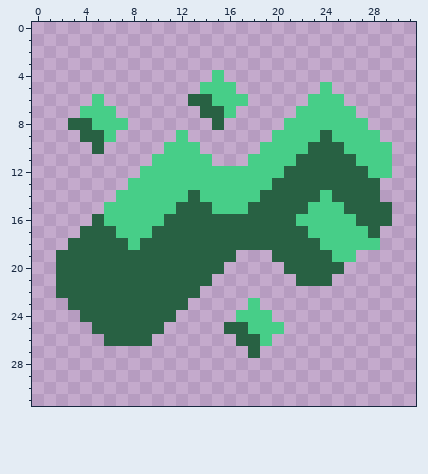
Pixel-art sprite: sprites/items/blotium.png. The first picture shows the starting point.
The file is 32x32 pixels.
After the commit:
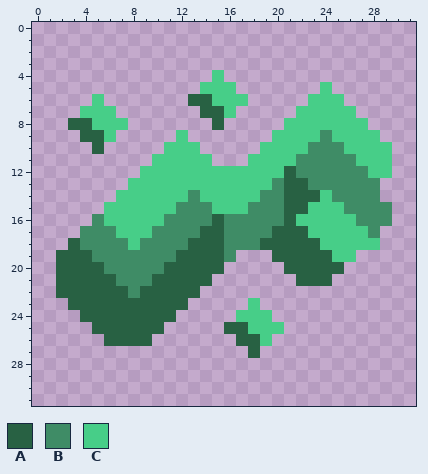
Palette (. is transparent): A #286143  B #3f8c66  C #47ce88
The exact change:
{"y":9,"x":24,"old":"A","new":"B"}
{"y":10,"x":23,"old":"AAA","new":"BBB"}
{"y":11,"x":22,"old":"AAAAA","new":"BBBBB"}
{"y":12,"x":22,"old":"AAAAAA","new":"BBBBBB"}
{"y":13,"x":20,"old":"A","new":"B"}
{"y":13,"x":23,"old":"AAAAAA","new":"BBBBBB"}
{"y":14,"x":13,"old":"A","new":"B"}
{"y":14,"x":19,"old":"AA","new":"BB"}
{"y":14,"x":25,"old":"AAAA","new":"BBBB"}
{"y":15,"x":12,"old":"AAA","new":"BBB"}
{"y":15,"x":18,"old":"AAA","new":"BBB"}
{"y":15,"x":26,"old":"AAAA","new":"BBBB"}
{"y":16,"x":5,"old":"A","new":"B"}
{"y":16,"x":11,"old":"AAAA","new":"BBBB"}
{"y":16,"x":16,"old":"AAAAA","new":"BBBBB"}
{"y":16,"x":27,"old":"AAA","new":"BBB"}
{"y":17,"x":4,"old":"AAA","new":"BBB"}
{"y":17,"x":10,"old":"AAAA","new":"BBBB"}
{"y":17,"x":16,"old":"AAAA","new":"BBBB"}
{"y":17,"x":28,"old":"A","new":"B"}
{"y":18,"x":4,"old":"AAAA","new":"BBBB"}
{"y":18,"x":9,"old":"AAAA","new":"BBBB"}
{"y":18,"x":16,"old":"AAA","new":"BBB"}
{"y":19,"x":5,"old":"AAAAAAA","new":"BBBBBBB"}
{"y":19,"x":16,"old":"A","new":"B"}
{"y":20,"x":6,"old":"AAAAA","new":"BBBBB"}
{"y":21,"x":7,"old":"AAA","new":"BBB"}
{"y":22,"x":8,"old":"A","new":"B"}
{"label":"changed","picture_box":[80,130,392,298]}
